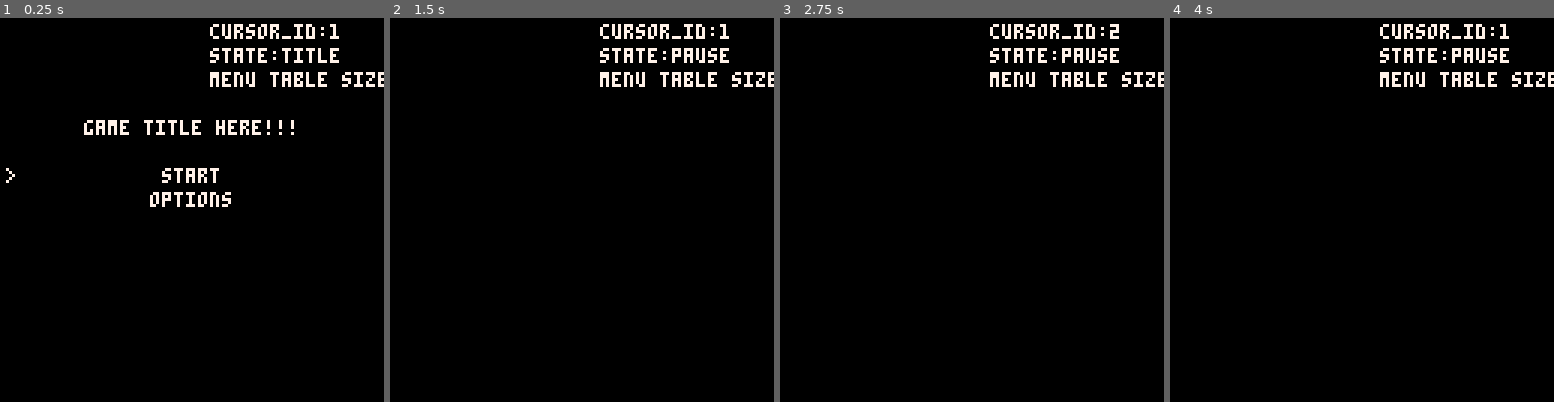
Above: before the commit, frames 1-4 (left to right).
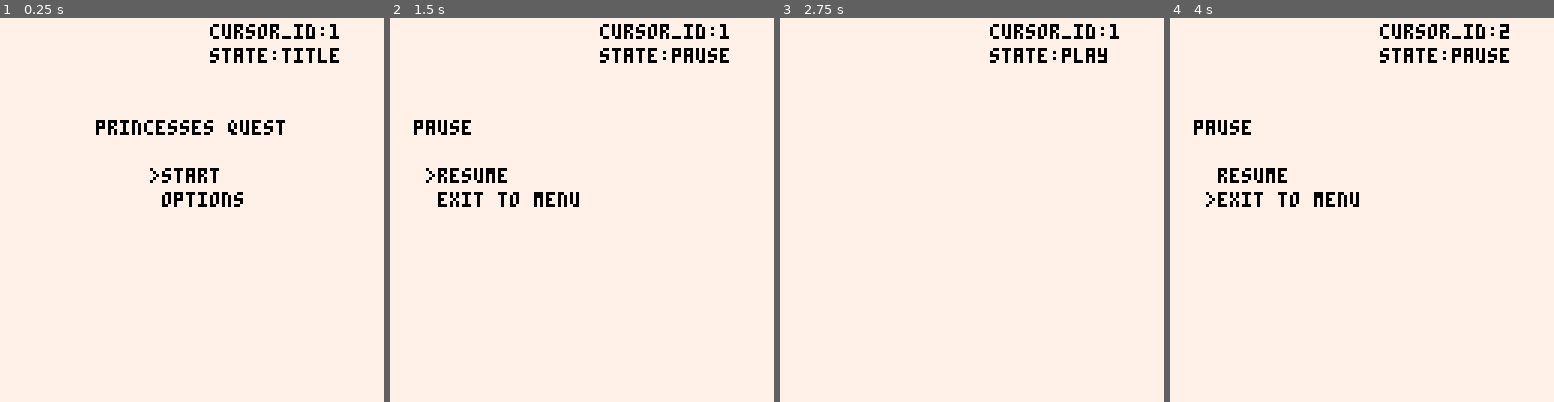
Above: after the commit, the same moments.

Repository: ianlennonford/pico
Game: PICO-8 cartridge p_quest.p8
The game is run twice, just before and just after one commit, with the same random seed, the same clock (stepped at 60 frames per second) and the same inputs.
Inputs:
- Up to frame 1 (0.25 s): no input
- Up to frame 2 (1.5 s): tap X (X key) at 0.33, 1.07 s
- Up to frame 3 (2.75 s): tap X (X key) at 1.85 s; hold Up 2.15-2.42 s
- Up to frame 4 (4 s): tap X (X key) at 2.97 s; hold Down 3.63-3.97 s

The runs differ from the first frame. In frame 1, 98% of the frame differs, in the area x 0-100%, y 0-100%; in frame 2, 98%; in frame 3, 99%; in frame 4, 98%.

Commit message:
Menu drawing updates
updated the pause menu drawing and removed options for changing volume
because the volume can't be changed(I think)

Diff:
--- a/p_quest.p8
+++ b/p_quest.p8
@@ -1,17 +1,27 @@
 pico-8 cartridge // http://www.pico-8.com
 version 8
 __lua__
---default project
+--princesses quest
 --increment
 
 function _init()
-  cls()
+  cls(7)
   debug={}
   state="title"
   cursor_id=1--[[menu variables]]--
   input_timer=0
   menu={"start","options"}
-  menu_state="game title here!!!"
+  menu_state="princesses quest"
+
+  entities={}--create a list of all entities in the current level
+
+  player={}--create the player object
+  player.state=1--*1=warrior,2=archer,3=wizard,4=???
+  player.x=0
+  player.y=0
+  player.sprite=1--corresponds to player state * anim length
+
+  add(entities,player)--add the player to list of entities
 end
 
 function update_menu()
@@ -37,42 +47,53 @@
   local x_offset=8
   local y_offset=50
   local id_offset=8
-  if menu_state=="game title here!!!" or menu_state=="options" then--draw title menu and options menu
-    print(">",x_offset-6,y_offset+(id_offset*(cursor_id-1)))--draw the cursor
-    print_centered(menu_state,y_offset-(id_offset*2),7)
+  if menu_state=="princesses quest" or menu_state=="options" then--draw title menu and options menu
+    print(">",x_offset+42,y_offset+(id_offset*(cursor_id-1)),0)--draw the cursor
+    print_centered(menu_state,#menu_state,y_offset-(id_offset*2),0)--print the menu title
     for i=1,#menu do--draw the menu options
-      print_centered(menu[i],y_offset+(id_offset*(i-1)),7)
-    end
-  elseif menu_state=="pause" then--draw pause menu
+      print_centered(menu[i],5,y_offset+(id_offset*(i-1)),0)
+    end
+  elseif menu_state=="pause" then--*draw pause menu
+    print(">",x_offset+4,y_offset+(id_offset*(cursor_id-1)),0)--draw the cursor
+    print(menu_state,x_offset,y_offset-(id_offset*2),0)--print the menu title
+    for i=1,#menu do--draw the menu options
+      print(menu[i],x_offset+8,y_offset+(id_offset*(i-1)),0)
+    end
   end
 end
 
 function menu_action()
-  if menu_state=="game title here!!!" then
+  if menu_state=="princesses quest" then
     nil_table(menu)--clear the current menu table
     if cursor_id==1 then
       state="play"--start the game
-      --*maybe add pause menu stuff here?
-      cursor_id=1
+      nil_table(menu)
+      add(menu,"resume")
+      add(menu,"exit to menu")
+      menu_state="pause"
     elseif cursor_id==2 then--go to options menu
-      add(menu,"music volume")--*volume might not be editable?
-      add(menu,"sfx volume")
+      add(menu,"some option")
       add(menu,"back")
       menu_state="options"
       cursor_id=1
     end
   elseif menu_state=="options" then
-    if cursor_id==3 then--back to start menu
+    if cursor_id==2 then--back to start menu
       nil_table(menu)
       add(menu,"start")
       add(menu,"options")
-      menu_state="game title here!!!"
-      cursor_id=2
+      menu_state="princesses quest"
     end
   elseif menu_state=="pause" then
-    nil_table(menu)
-    add(menu,"resume")
-    add(menu,"exit to menu")
+    if cursor_id==1 then--resume the game
+      state="play"
+    elseif cursor_id==2 then--exit to main menu
+      nil_table(menu)
+      add(menu,"start")
+      add(menu,"options")
+      menu_state="princesses quest"
+      cursor_id=1
+    end
   end
   input_timer=0
 end
@@ -84,20 +105,17 @@
   end
 end
 
-function print_centered(str,y,col)
-  print(str,64-(#str*2),y,col)
+function print_centered(str,str_len,y,col)
+  print(str,64-(str_len*2),y,col)
 end
 --[[end utilities]]--
-
 
 function _update60()
   if state=="title" then
     update_menu()
   elseif state=="play" then
     if btnp(5) then--*put this into a player input object?
-      --pause the game
-      state="pause"
-      menu_state="pause"
+      state="pause"--pause the game
     end
   elseif state=="pause" then
     update_menu()
@@ -105,27 +123,28 @@
 end
 
 function _draw()
-  cls()
+  cls(7)
   debug[1]="cursor_id:"..cursor_id
   debug[2]="state:"..state
-  debug[3]="menu table size:"..#menu
   for i=1,#debug do--draw debug
-    print(debug[i],70,2+(8*(i-1)),7)
+    print(debug[i],70,2+(8*(i-1)),0)
   end
   if state=="title" or state=="pause" then
     draw_menu()
+  --elseif state=="pause" then
+  --  draw_menu()
   end
 end
 
 __gfx__
-00000000000000000000000000000000000000000000000000000000000000000000000000000000000000000000000000000000000000000000000000000000
-00000000000000000000000000000000000000000000000000000000000000000000000000000000000000000000000000000000000000000000000000000000
-00700700000000000000000000000000000000000000000000000000000000000000000000000000000000000000000000000000000000000000000000000000
-00077000000000000000000000000000000000000000000000000000000000000000000000000000000000000000000000000000000000000000000000000000
-00077000000000000000000000000000000000000000000000000000000000000000000000000000000000000000000000000000000000000000000000000000
-00700700000000000000000000000000000000000000000000000000000000000000000000000000000000000000000000000000000000000000000000000000
-00000000000000000000000000000000000000000000000000000000000000000000000000000000000000000000000000000000000000000000000000000000
-00000000000000000000000000000000000000000000000000000000000000000000000000000000000000000000000000000000000000000000000000000000
+00000000055555500000000000000000000000000000000000000000000000000000000000000000000000000000000000000000000000000000000000000000
+0000000005f55f500000000000000000000000000000000000000000000000000000000000000000000000000000000000000000000000000000000000000000
+0070070000ffff000000000000000000000000000000000000000000000000000000000000000000000000000000000000000000000000000000000000000000
+00077000050000500000000000000000000000000000000000000000000000000000000000000000000000000000000000000000000000000000000000000000
+00077000055555500000000000000000000000000000000000000000000000000000000000000000000000000000000000000000000000000000000000000000
+00700700055555500000000000000000000000000000000000000000000000000000000000000000000000000000000000000000000000000000000000000000
+00000000005555000000000000000000000000000000000000000000000000000000000000000000000000000000000000000000000000000000000000000000
+00000000005005000000000000000000000000000000000000000000000000000000000000000000000000000000000000000000000000000000000000000000
 00000000000000000000000000000000000000000000000000000000000000000000000000000000000000000000000000000000000000000000000000000000
 00000000000000000000000000000000000000000000000000000000000000000000000000000000000000000000000000000000000000000000000000000000
 00000000000000000000000000000000000000000000000000000000000000000000000000000000000000000000000000000000000000000000000000000000
